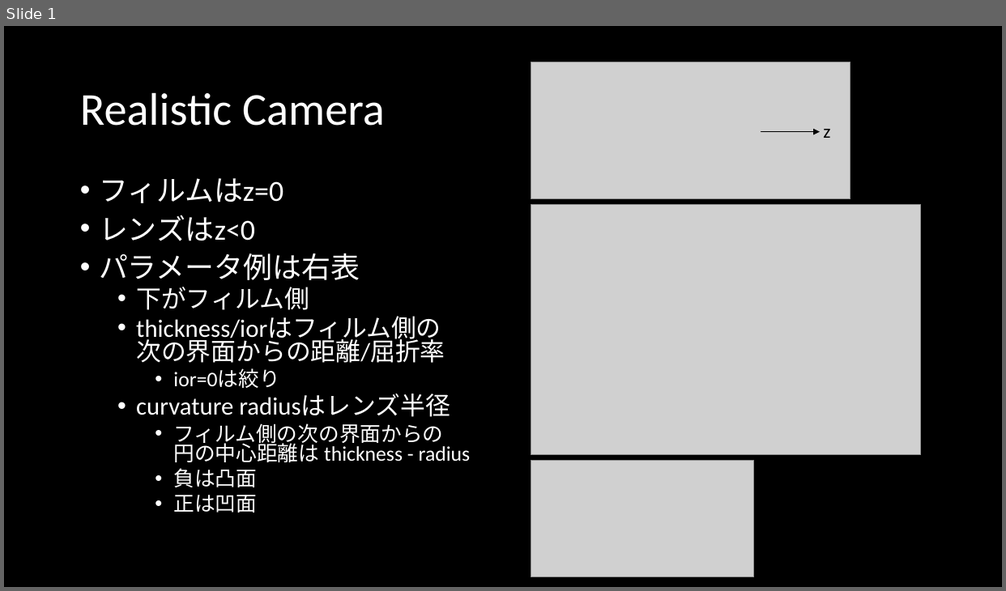
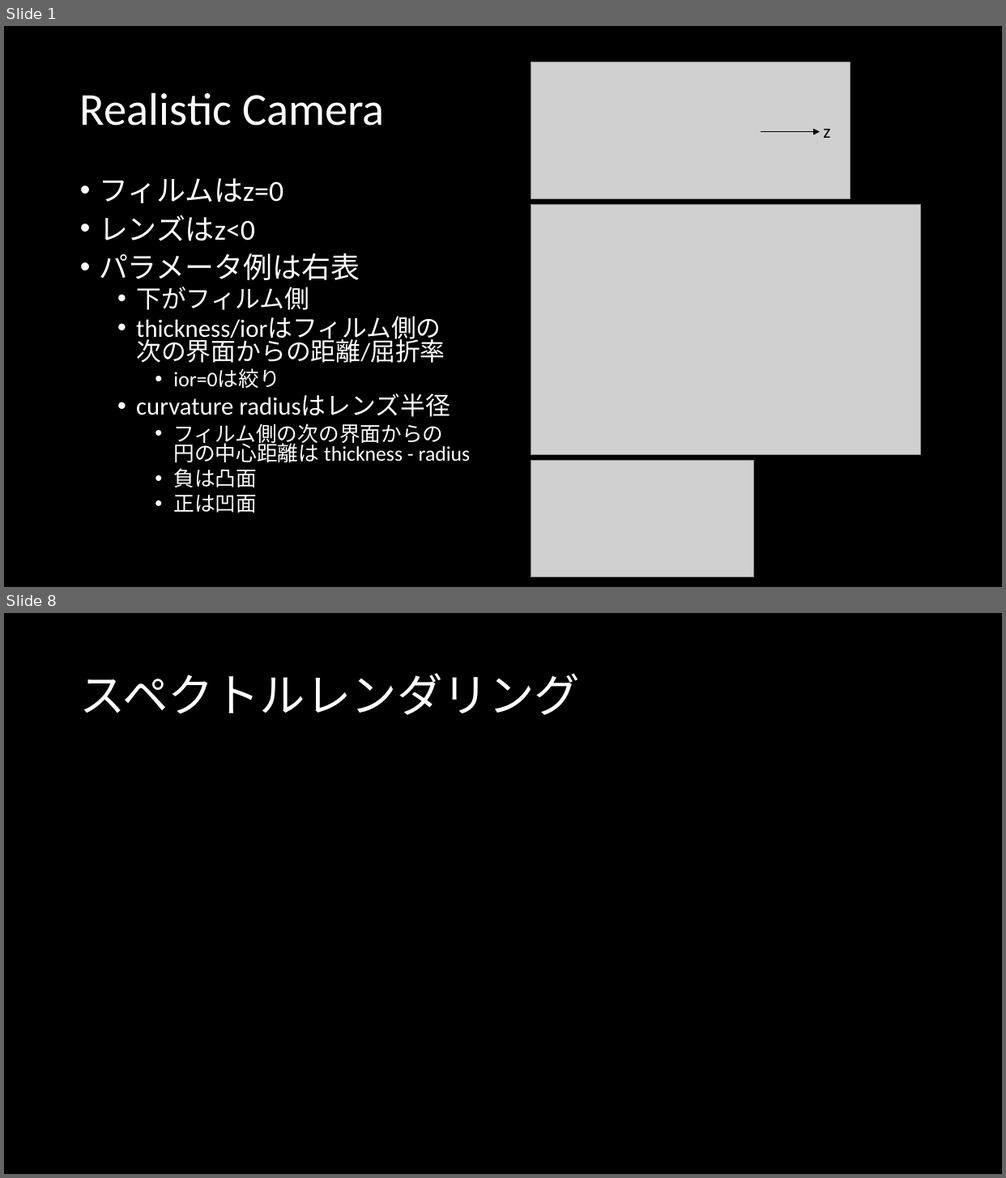
Before and after one commit to s141044/private, a slide deck: memo/Realistic Camera.pptx. Shown one above the other, each under a label of ours: slide 1 before the commit, slides 1 and 8 after it; the slides between them are not shown. The pictures are 1006x591 and 1006x1178 pixels, drawn with LibreOffice and Linux fonts; fonts in the diff are those of the drawing; grey boxes stand for pictures. Boxes give left, top, right and bottom in pixels: in the first picture for what was removed or moved away, otherwise in the second. Text is boxed around its words. In the diff, an @@ line names an element or a change of style, - is before the commit and + after.

Commit message:
波長サンプリングの改善

```diff
--- a/memo/Realistic Camera.pptx
+++ b/memo/Realistic Camera.pptx
@@ slide 8 added at [4,613,1002,1174], background #000000 @@
@@ title added at [80,673,580,715], 44 pt, text #FFFFFF @@
+スペクトルレンダリング
```
Also in this commit, not shown: 2 slides changed, 7 other slides added, 9 other files.
